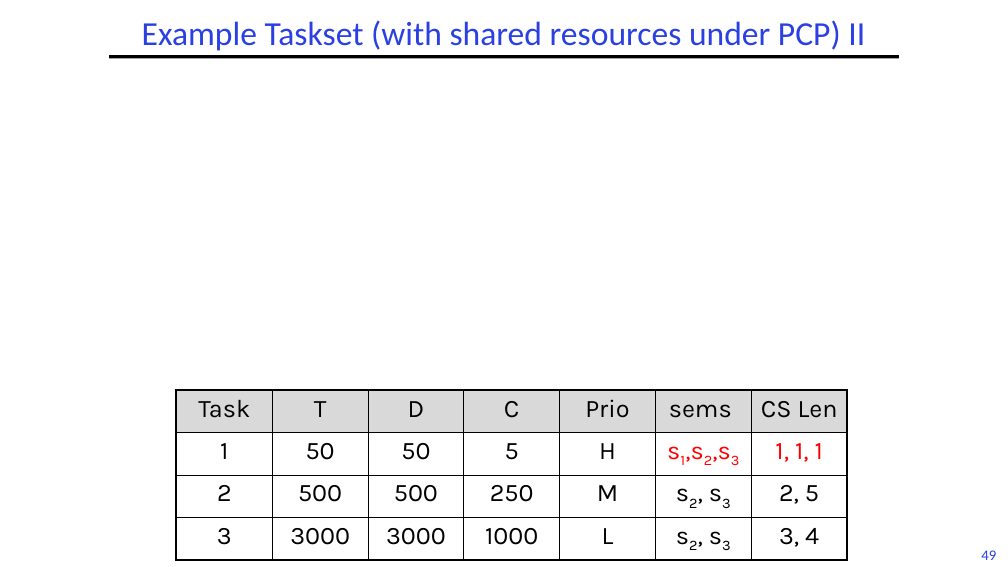
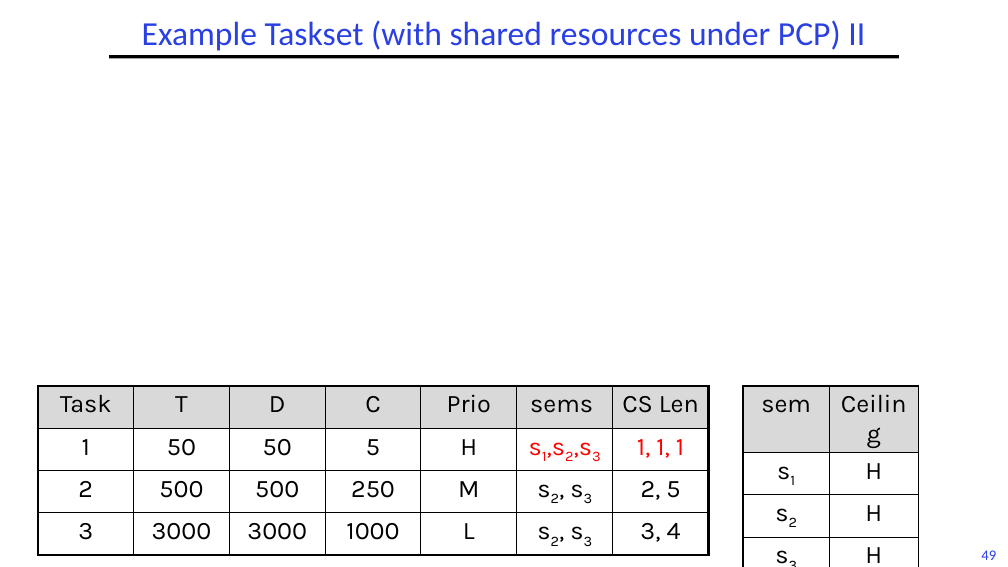
Before and after one commit to guhofstra/CSC256Fa25, a slide deck: slide 49 of PPTs/L6-RTScheduling II.pptx. Drawn at 1008x567 pixels with LibreOffice and Linux fonts; fonts in the diff are those of the drawing; grey boxes stand for pictures. Boxes give left, top, right and bottom in pixels: in the first picture for what was removed or moved away, otherwise in the second. Text is boxed around its words. In the diff, an @@ line names an element or a change of style, - is before the commit and + after.

```diff
--- a/PPTs/L6-RTScheduling II.pptx
+++ b/PPTs/L6-RTScheduling II.pptx
@@ table: place and size @@
-table at [176, 390, 848, 560]
+table at [38, 386, 710, 555]
@@ table added at [743, 386, 918, 567], 4 rows, 2 columns @@
+sem | Ceiling
+s1 | H
+s2 | H
+s3 | H
```
Also in this commit, not shown: 1 other slide changed, 4 other files.
